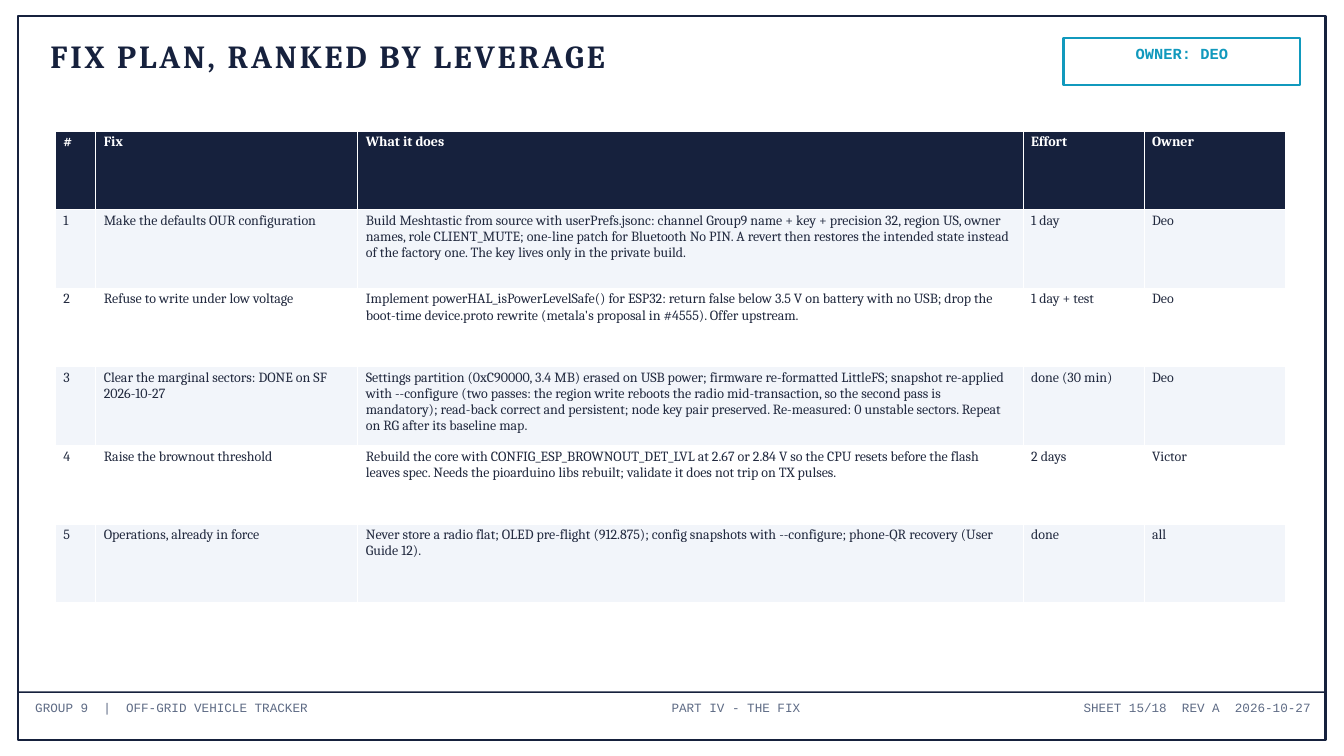
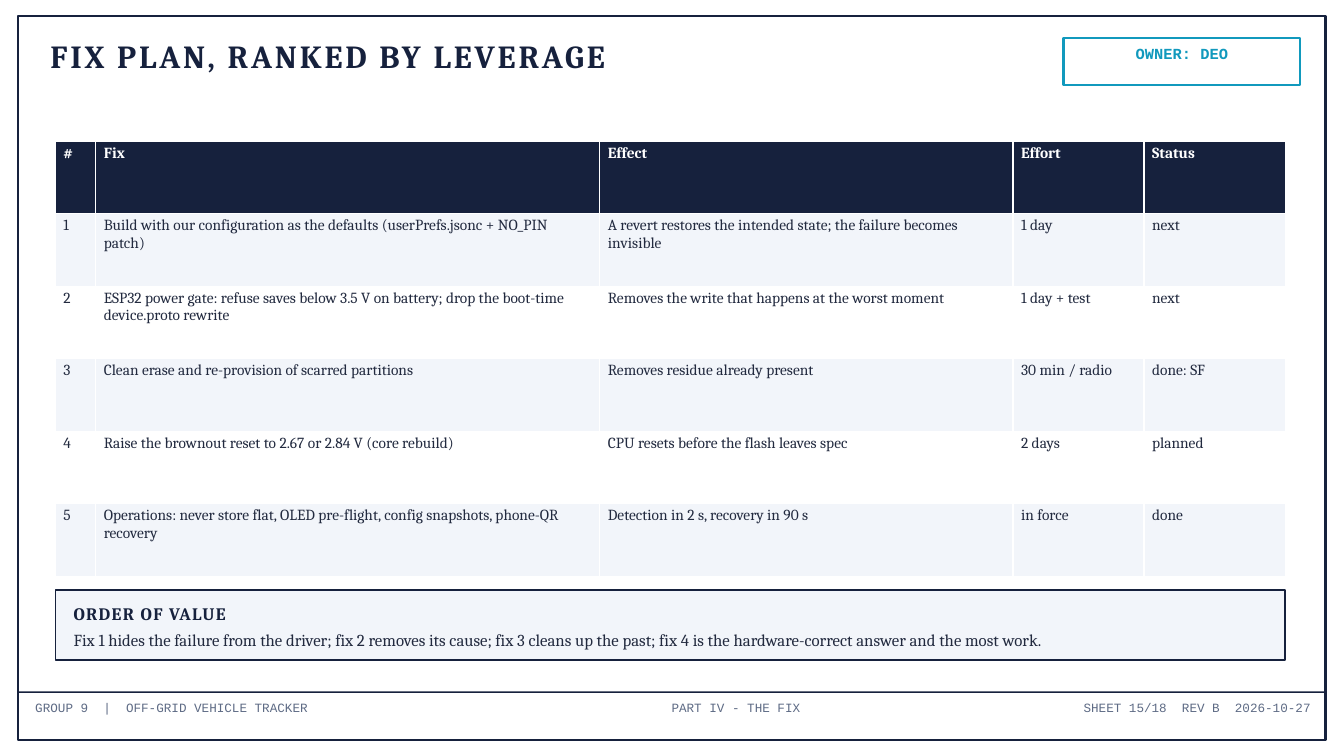
Before and after one commit to deosgracius/offgrid-vehicle-tracker, a slide deck: slide 15 of docs/presentations/Group9_ConfigLoss_RootCause.pptx. Drawn at 1344x756 pixels with LibreOffice and Linux fonts; fonts in the diff are those of the drawing. Boxes give left, top, right and bottom in pixels: in the first picture for what was removed or moved away, otherwise in the second. Text is boxed around its words. In the diff, an @@ line names an element or a change of style, - is before the commit and + after.

```diff
--- a/docs/presentations/Group9_ConfigLoss_RootCause.pptx
+++ b/docs/presentations/Group9_ConfigLoss_RootCause.pptx
@@ table at (55, 141, 1286, 577) @@
-row 1, column 3: What it does
+row 1, column 3: Effect
-row 1, column 5: Owner
+row 1, column 5: Status
-row 2: 1 | Make the defaults OUR configuration | Build Meshtastic from source with userPrefs.jsonc: channel Group9 name + key + precision 32, region US, owner names, role CLIENT_MUTE; one-line patch for Bluetooth No PIN. A revert then restores the intended state instead of the factory one. The key lives only in the private build. | 1 day | Deo
+row 2: 1 | Build with our configuration as the defaults (userPrefs.jsonc + NO_PIN patch) | A revert restores the intended state; the failure becomes invisible | 1 day | next
-row 3: 2 | Refuse to write under low voltage | Implement powerHAL_isPowerLevelSafe() for ESP32: return false below 3.5 V on battery with no USB; drop the boot-time device.proto rewrite (metala's proposal in #4555). Offer upstream. | 1 day + test | Deo
+row 3: 2 | ESP32 power gate: refuse saves below 3.5 V on battery; drop the boot-time device.proto rewrite | Removes the write that happens at the worst moment | 1 day + test | next
-row 4: 3 | Clear the marginal sectors: DONE on SF 2026-10-27 | Settings partition (0xC90000, 3.4 MB) erased on USB power; firmware re-formatted LittleFS; snapshot re-applied with --configure (two passes: the region write reboots the radio mid-transaction, so the second pass is mandatory); read-back correct and persistent; node key pair preserved. Re-measured: 0 unstable sectors. Repeat on RG after its baseline map. | done (30 min) | Deo
+row 4: 3 | Clean erase and re-provision of scarred partitions | Removes residue already present | 30 min / radio | done: SF
-row 5: 4 | Raise the brownout threshold | Rebuild the core with CONFIG_ESP_BROWNOUT_DET_LVL at 2.67 or 2.84 V so the CPU resets before the flash leaves spec. Needs the pioarduino libs rebuilt; validate it does not trip on TX pulses. | 2 days | Victor
+row 5: 4 | Raise the brownout reset to 2.67 or 2.84 V (core rebuild) | CPU resets before the flash leaves spec | 2 days | planned
-row 6: 5 | Operations, already in force | Never store a radio flat; OLED pre-flight (912.875); config snapshots with --configure; phone-QR recovery (User Guide 12). | done | all
+row 6: 5 | Operations: never store flat, OLED pre-flight, config snapshots, phone-QR recovery | Detection in 2 s, recovery in 90 s | in force | done
@@ size 10 to 11 pt in "#", "Fix", "Effort", "1" and 7 more places @@
@@ table: place and size @@
-table at (55, 131, 1286, 603)
+table at (55, 141, 1286, 577)
@@ rectangle added at (55, 590, 1286, 660), fill #F2F5FA, outline #16213D 1.25 pt @@
@@ text added at (74, 608, 1042, 650), 12 pt, text #222A3F @@
+ORDER OF VALUE
+Fix 1 hides the failure from the driver; fix 2 removes its cause; fix 3 cleans up the past; fix 4 is the hardware-correct answer and the most work.
@@ text at (1084, 703, 1311, 712): text changed @@
-SHEET 15/18 REV A 2026-10-27
+SHEET 15/18 REV B 2026-10-27
```
Also in this commit, not shown: 16 other slides changed, 1 slide added, 1 slide removed, 4 other files.
